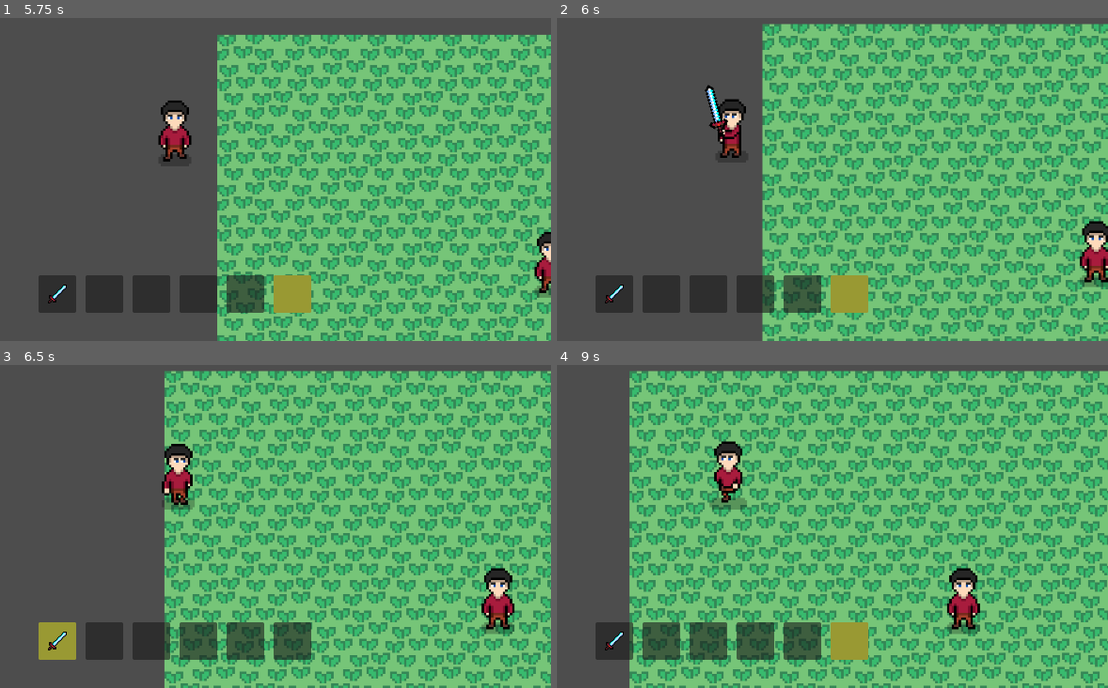
Above: before the commit, frames 1-4 (two rows, left to right).
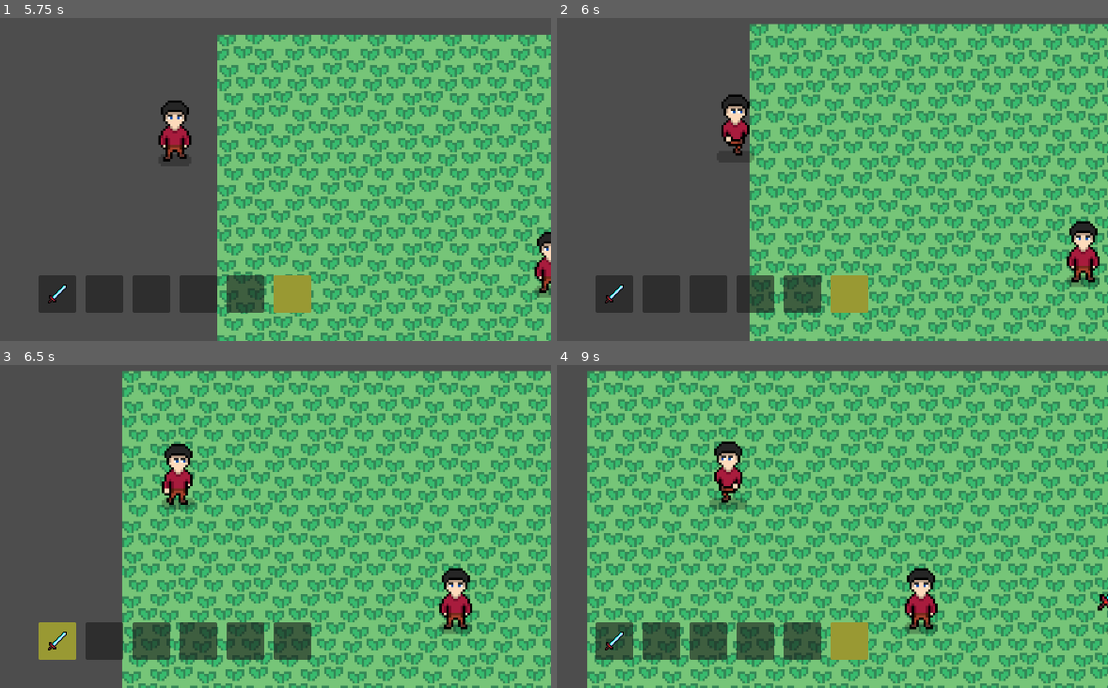
Above: after the commit, the same moments.

Repository: QuocKhangDA22TTD/rpg_game
Game: Godot game, scene res://scenes/demo.tscn
Two runs of this game, one before a commit and one after it. Both use one fixed random seed, a clock stepped at 60 frames per second and the inputs below.
Inputs (mouse positions are in pixels of both pictures, inside the frame that each line leads up to):
- Up to frame 1 (5.75 s): move the mouse to (341, 108) at 0.52 s; hold Right (ui_right) 0.53-1.28 s; hold Mouse wheel up (hotbar_next) 0.53-1.28 s; tap Mouse wheel down (hotbar_previous) at 0.8, 1.35, 2.3 s; move the mouse to (22, 150) at 1.27 s; hold Down (ui_down) 1.28-2.03 s; tap Mouse wheel up (hotbar_next) at 1.55, 2.85, 4.35 s; move the mouse to (247, 37) at 2.02 s; press the mouse at (247, 37) at 2.03 s; hold Right (ui_right) 2.03-2.78 s; move the mouse to (137, 215) at 2.77 s; release the mouse at (137, 215) at 2.78 s; hold Up (ui_up) 2.78-3.53 s; move the mouse to (402, 192) at 3.52 s; hold Mouse wheel down (hotbar_previous) 3.53-4.28 s; hold Left (ui_left) 3.53-5.03 s; move the mouse to (outside the picture) at 4.27 s; move the mouse to (214, 131) at 5.02 s; hold Down (ui_down) from 5.03 s (still down); hold Mouse wheel down (hotbar_previous) from 5.03 s (still down)
- Up to frame 2 (6 s): move the mouse to (617, 24) at 5.77 s; release Down (ui_down) at 5.78 s; release Mouse wheel down (hotbar_previous) at 5.78 s; hold Right (ui_right) from 5.78 s (still down); click (617, 24) at 5.85 s
- Up to frame 3 (6.5 s): keep holding Right (ui_right); tap Mouse wheel up (hotbar_next) at 6.05 s
- Up to frame 4 (9 s): move the mouse to (898, 455) at 6.52 s; release Right (ui_right) at 6.53 s; hold Up (ui_up) 6.53-7.28 s; hold Mouse wheel up (hotbar_next) 6.53-7.28 s; tap Mouse wheel down (hotbar_previous) at 6.8, 7.35, 8.3, 8.85 s; move the mouse to (579, 497) at 7.27 s; hold Right (ui_right) 7.28-8.03 s; tap Mouse wheel up (hotbar_next) at 7.55 s; move the mouse to (804, 384) at 8.02 s; hold Down (ui_down) 8.03-8.78 s; hold Mouse wheel up (hotbar_next) 8.03-8.78 s; move the mouse to (694, 562) at 8.77 s; hold Left (ui_left) from 8.78 s (still down)

Frame 1 is identical in both runs. In frame 2, 41% of the frame differs, in the area x 26-100%, y 1-100%; in frame 3, 49%; in frame 4, 58%, in the area x 5-100%, y 1-100%.

Commit message:
Thêm vào sử lý chạy hàm use_selected_item khi scroll chuột chuyển slot trong script hotbar_ui.

Diff:
--- a/scripts/inventory/hotbar_ui.gd
+++ b/scripts/inventory/hotbar_ui.gd
@@ -50,9 +50,11 @@
 	if event.is_action_pressed("hotbar_next"):
 		selected_slot_index = (selected_slot_index + 1) % hotbar_size
 		highlight_selected_slot()
+		use_selected_item()
 	elif event.is_action_pressed("hotbar_previous"):
 		selected_slot_index = (selected_slot_index - 1 + hotbar_size) % hotbar_size
 		highlight_selected_slot()
+		use_selected_item()
 
 # Highlight slot đang được chọn
 func highlight_selected_slot():
